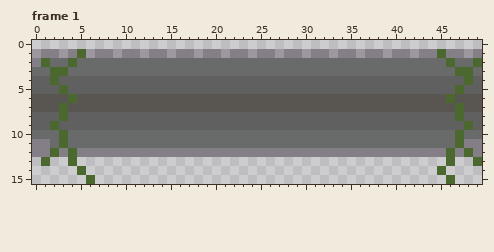
Two versions of one pixel-art file, wcale-nie-noita/g4.aseprite. Above: the version before the commit.
50x16 pixels, 1 frame. Shown: frame 1. The commit also changed other frames, which this record leaves out.
And afterwards:
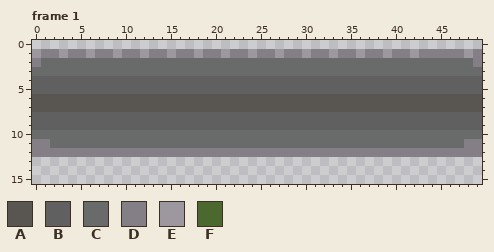
Palette (. is transparent): A #595652  B #606060  C #696a6a  D #847e87  E #9d979f  F #4b692f
Edits made:
--- frame 1
@@ x 0..49 @@
  0 ..................................................
- 1 EDDEDFEDDEDDEDDEDDEDDEDDEDDEDDEDDEDDEDDEDDEDDFDDED
- 2 DFCCFCCCCCCCCCCCCCCCCCCCCCCCCCCCCCCCCCCCCCCCCCFCCF
- 3 CCFFCCCCCCCCCCCCCCCCCCCCCCCCCCCCCCCCCCCCCCCCCCCFFC
- 4 BBFBBBBBBBBBBBBBBBBBBBBBBBBBBBBBBBBBBBBBBBBBBBBBFB
- 5 BBBFBBBBBBBBBBBBBBBBBBBBBBBBBBBBBBBBBBBBBBBBBBBFBB
- 6 AAAAFAAAAAAAAAAAAAAAAAAAAAAAAAAAAAAAAAAAAAAAAAFAAA
- 7 AAAFAAAAAAAAAAAAAAAAAAAAAAAAAAAAAAAAAAAAAAAAAAAFAA
- 8 BBBFBBBBBBBBBBBBBBBBBBBBBBBBBBBBBBBBBBBBBBBBBBBFBB
- 9 BBFBBBBBBBBBBBBBBBBBBBBBBBBBBBBBBBBBBBBBBBBBBBBBFB
-10 CCCFCCCCCCCCCCCCCCCCCCCCCCCCCCCCCCCCCCCCCCCCCCCFCC
-11 DDCFCCCCCCCCCCCCCCCCCCCCCCCCCCCCCCCCCCCCCCCCCCCFDD
-12 DDFDFDDDDDDDDDDDDDDDDDDDDDDDDDDDDDDDDDDDDDDDDDFDFD
-13 .F..F.........................................F..F
-14 .....F.......................................F....
-15 ......F.......................................F...
+ 1 EDDEDDEDDEDDEDDEDDEDDEDDEDDEDDEDDEDDEDDEDDEDDDDDED
+ 2 DCCCCCCCCCCCCCCCCCCCCCCCCCCCCCCCCCCCCCCCCCCCCCCCCD
+ 3 CCCCCCCCCCCCCCCCCCCCCCCCCCCCCCCCCCCCCCCCCCCCCCCCCC
+ 4 BBBBBBBBBBBBBBBBBBBBBBBBBBBBBBBBBBBBBBBBBBBBBBBBBB
+ 5 BBBBBBBBBBBBBBBBBBBBBBBBBBBBBBBBBBBBBBBBBBBBBBBBBB
+ 6 AAAAAAAAAAAAAAAAAAAAAAAAAAAAAAAAAAAAAAAAAAAAAAAAAA
+ 7 AAAAAAAAAAAAAAAAAAAAAAAAAAAAAAAAAAAAAAAAAAAAAAAAAA
+ 8 BBBBBBBBBBBBBBBBBBBBBBBBBBBBBBBBBBBBBBBBBBBBBBBBBB
+ 9 BBBBBBBBBBBBBBBBBBBBBBBBBBBBBBBBBBBBBBBBBBBBBBBBBB
+10 CCCCCCCCCCCCCCCCCCCCCCCCCCCCCCCCCCCCCCCCCCCCCCCCCC
+11 DDCCCCCCCCCCCCCCCCCCCCCCCCCCCCCCCCCCCCCCCCCCCCCCDD
+12 DDDDDDDDDDDDDDDDDDDDDDDDDDDDDDDDDDDDDDDDDDDDDDDDDD
+13 ..................................................
+14 ..................................................
+15 ..................................................
Changed places in both pictures, as pixel boxes (x1, y1, x2, y2):
changed: (41, 49, 95, 184)
changed: (437, 49, 482, 184)
